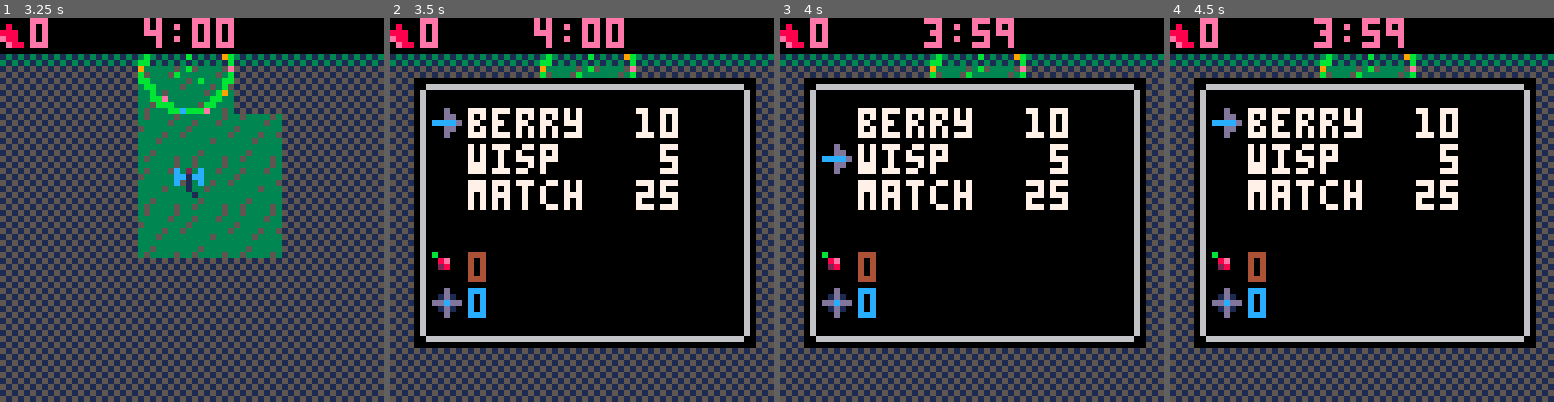
Above: before the commit, frames 1-4 (left to right).
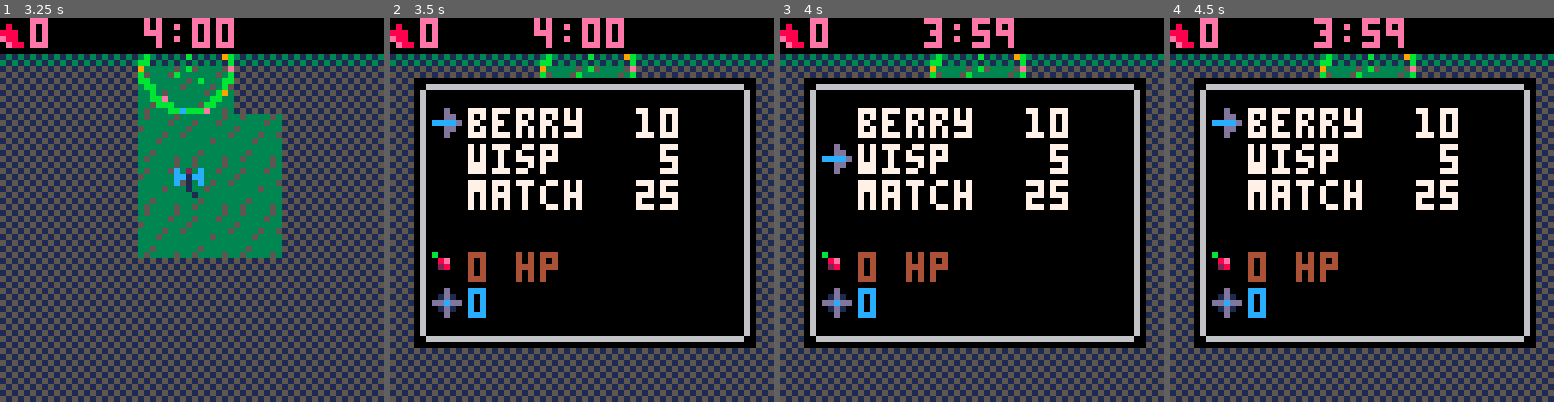
Above: after the commit, the same moments.

Repository: arcanasphere/pico-8-projects
Game: PICO-8 cartridge fairyfarm/midfae-03.p8
Same seed, same stepped clock (60 frames per second), same inputs: the game is played once before the commit and once after it.
Inputs:
- Up to frame 1 (3.25 s): tap X (X key) at 0.33, 1.07, 1.85, 2.97 s; tap O (Z key) at 0.7, 1.7, 2.1, 2.5, 2.9 s; hold Right 1.6-2.1 s; hold Up 2.15-2.42 s; hold Right 2.47-3.03 s; hold Left from 3.08 s (still down)
- Up to frame 2 (3.5 s): keep holding Left; tap O (Z key) at 3.3 s
- Up to frame 3 (4 s): release Left at 3.58 s; hold Down 3.63-3.97 s; tap O (Z key) at 3.7 s
- Up to frame 4 (4.5 s): hold Right from 4.02 s (still down); tap X (X key) at 4.08 s; tap O (Z key) at 4.1 s

Frame 1 is identical in both runs. In frame 2, 0.5% of the frame differs, in the area x 32-44%, y 60-69%; in frame 3, 0.5%; in frame 4, 0.5%.

Commit message:
Add files via upload

Diff:
--- a/fairyfarm/midfae-03.p8
+++ b/fairyfarm/midfae-03.p8
@@ -824,7 +824,7 @@
  end
  color(4)
  spr(128,7+viewport.x,39+viewport.y)
- print(mushroom.hp, 13+viewport.x,39+viewport.y)
+ print(mushroom.hp .. " hp", 13+viewport.x,39+viewport.y)
  color(12)
  spr(13,7+viewport.x,45+viewport.y)
  print(gamestate.wisps, 13+viewport.x, 45+viewport.y)
@@ -1005,6 +1005,8 @@
     color(6)
     print("feed the cyclops",0,16)
     print("save your home",0,22)
+    print("1000 hp should",0,30)
+    print("suffice",0,36)
   end
   if manual.page == 3 then
     spr(32,0,0)
